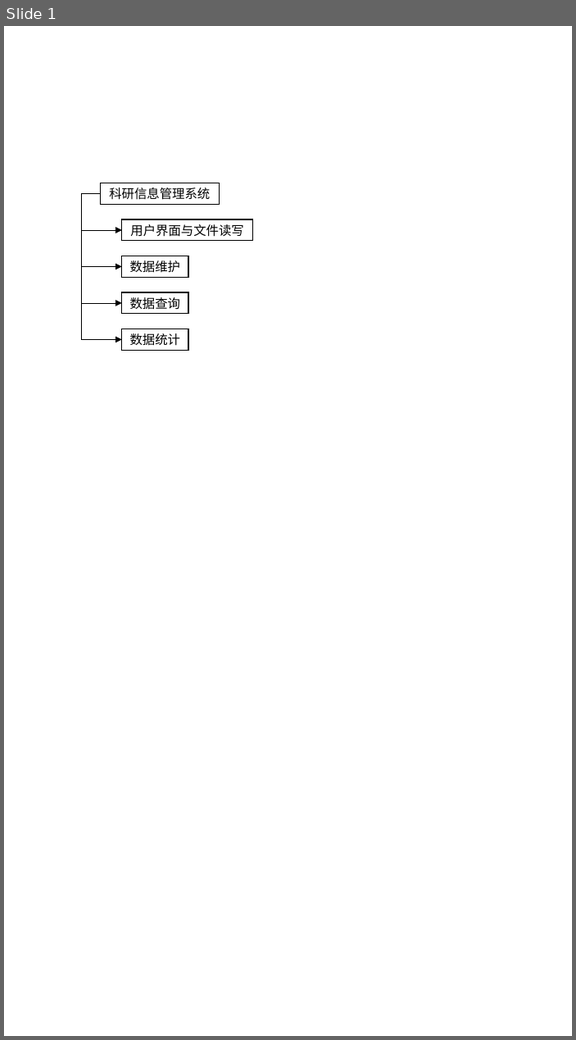
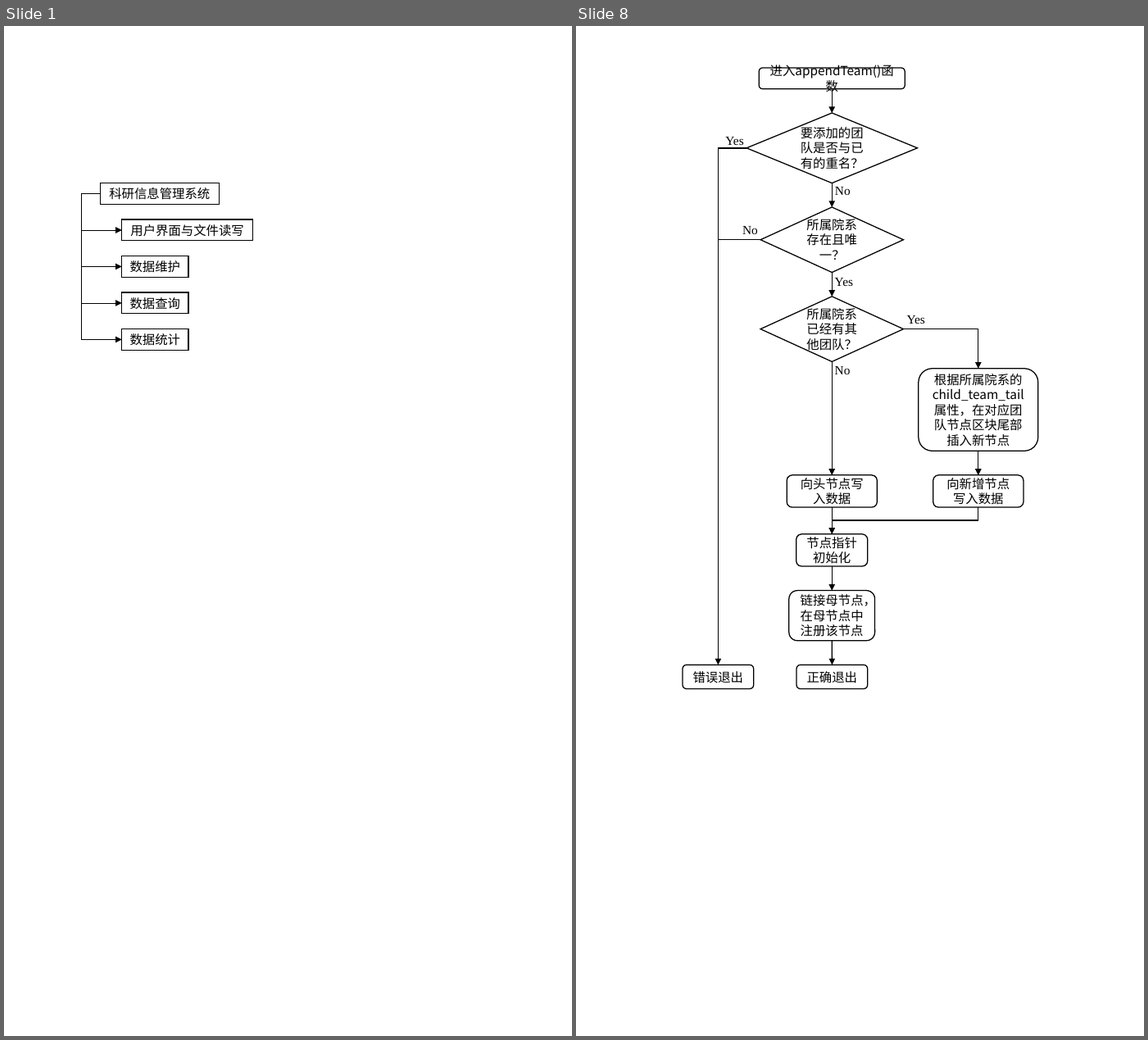
Before and after one commit to smdsbz/curriculum-design-1, a slide deck: Experiment_Report/drafts.pptx. Shown side by side, each under a label of ours: slide 1 before the commit, slides 1 and 8 after it; the slides between them are not shown. The pictures are 576x1040 and 1148x1040 pixels, drawn with LibreOffice and Linux fonts; fonts in the diff are those of the drawing. Boxes give left, top, right and bottom in pixels: in the first picture for what was removed or moved away, otherwise in the second. Text is boxed around its words. In the diff, an @@ line names an element or a change of style, - is before the commit and + after.

```diff
--- a/Experiment_Report/drafts.pptx
+++ b/Experiment_Report/drafts.pptx
@@ slide 8 added at (576,26,1144,1036), background #FFFFFF @@
@@ rounded rectangle added at (760,68,906,89), fill #FFFFFF, outline #000000 1 pt, 12 pt, text #000000 @@
+进入appendTeam()函数
@@ arrow added from (832, 89) to (832, 113), #000000 1 pt @@
@@ diamond added at (747,113,918,183), fill #FFFFFF, outline #000000 1 pt, 12 pt, text #000000 @@
+要添加的团队是否与已有的重名？
@@ elbow arrow added from (747, 148) to (719, 665), #000000 1 pt @@
@@ text added at (725,137,743,148), 12 pt, text #000000 @@
+Yes
@@ arrow added from (832, 183) to (832, 207), #000000 1 pt @@
@@ text added at (835,187,851,195), 12 pt, text #000000 @@
+No
@@ diamond added at (760,207,904,272), fill #FFFFFF, outline #000000 1 pt, 12 pt, text #000000 @@
+所属院系存在且唯一？
@@ line added from (760, 240) to (719, 240), #000000 1 pt @@
@@ text added at (742,226,758,234), 12 pt, text #000000 @@
+No
@@ arrow added from (832, 272) to (832, 297), #000000 1 pt @@
@@ text added at (835,278,853,286), 12 pt, text #000000 @@
+Yes
@@ diamond added at (760,297,904,361), fill #FFFFFF, outline #000000 1 pt, 12 pt, text #000000 @@
+所属院系已经有其他团队？
@@ text added at (907,315,925,324), 12 pt, text #000000 @@
+Yes
@@ elbow arrow added from (903, 329) to (979, 369), #000000 1 pt @@
@@ arrow added from (832, 361) to (832, 475), #000000 1 pt @@
@@ text added at (835,366,851,374), 12 pt, text #000000 @@
+No
@@ rounded rectangle added at (919,369,1038,451), fill #FFFFFF, outline #000000 1 pt, 12 pt, text #000000 @@
+根据所属院系的child_team_tail属性，在对应团队节点区块尾部插入新节点
@@ arrow added from (979, 451) to (979, 475), #000000 1 pt @@
@@ rounded rectangle added at (787,475,877,507), fill #FFFFFF, outline #000000 1 pt, 12 pt, text #000000 @@
+向头节点写入数据
@@ rounded rectangle added at (934,475,1024,507), fill #FFFFFF, outline #000000 1 pt, 12 pt, text #000000 @@
+向新增节点写入数据
@@ arrow added from (832, 507) to (832, 534), #000000 1 pt @@
@@ elbow line added from (979, 507) to (832, 520), #000000 1 pt @@
@@ rounded rectangle added at (797,534,868,566), fill #FFFFFF, outline #000000 1 pt, 12 pt, text #000000 @@
+节点指针初始化
@@ arrow added from (832, 566) to (832, 590), #000000 1 pt @@
@@ rounded rectangle added at (789,590,874,640), fill #FFFFFF, outline #000000 1 pt, 12 pt, text #000000 @@
+链接母节点，在母节点中注册该节点
@@ arrow added from (832, 640) to (832, 665), #000000 1 pt @@
@@ rounded rectangle added at (683,665,754,689), fill #FFFFFF, outline #000000 1 pt, 12 pt, text #000000 @@
+错误退出
@@ rounded rectangle added at (797,665,868,689), fill #FFFFFF, outline #000000 1 pt, 12 pt, text #000000 @@
+正确退出
```
Also in this commit, not shown: 1 slide changed, 6 other slides added, 4 other files.
